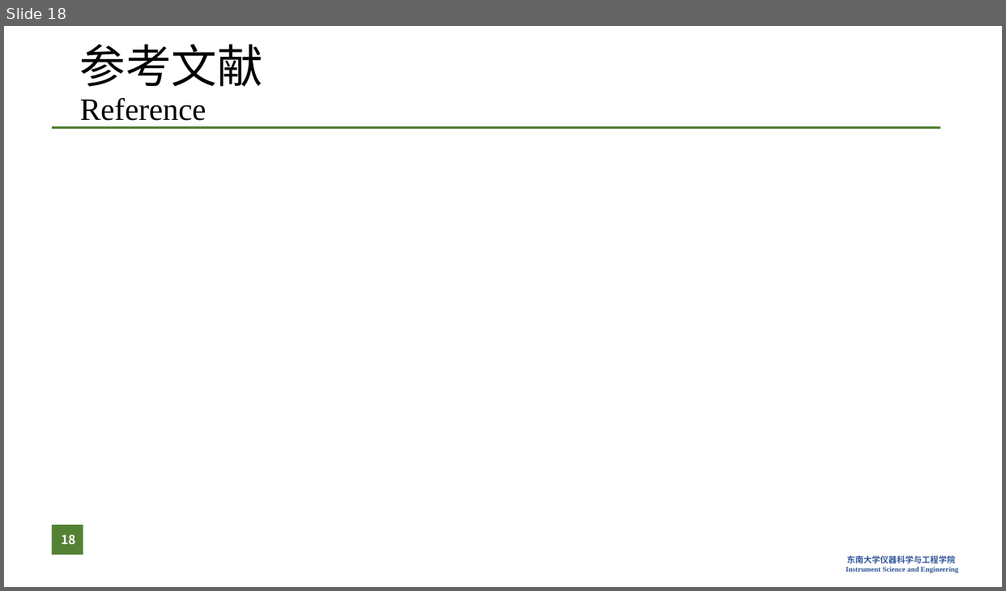
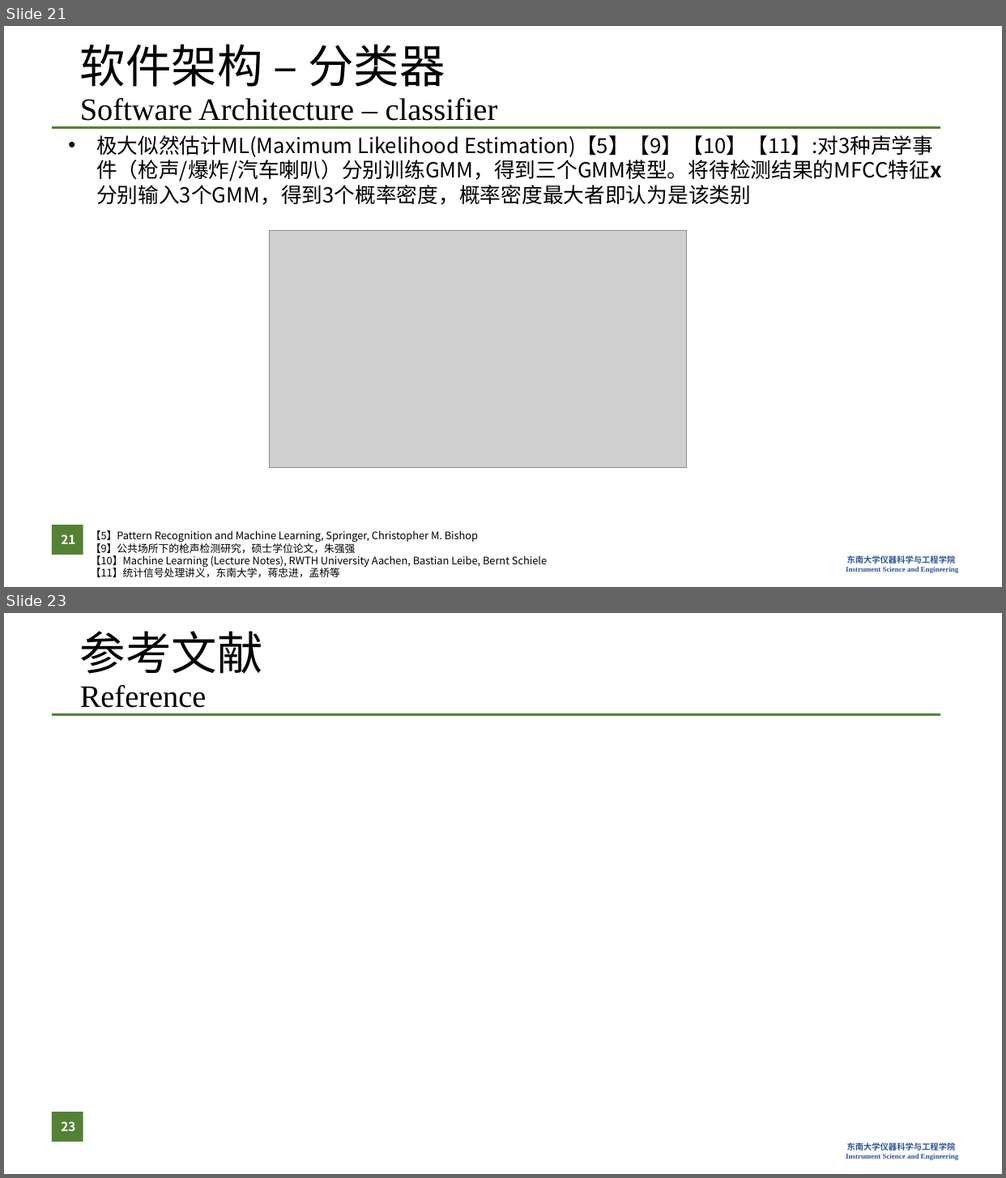
Before and after one commit to zzFon/Gun-Shot-Detection-and-Positioning_Matlab, a slide deck: Presentation.pptx. Shown one above the other, each under a label of ours: slide 18 before the commit, slides 21 and 23 after it; the slides between them are not shown. The pictures are 1006x591 and 1006x1178 pixels, drawn with LibreOffice and Linux fonts; fonts in the diff are those of the drawing; grey boxes stand for pictures; background and template pictures are left out. Boxes give left, top, right and bottom in pixels: in the first picture for what was removed or moved away, otherwise in the second. Text is boxed around its words. In the diff, an @@ line names an element or a change of style, - is before the commit and + after.

```diff
--- a/Presentation.pptx
+++ b/Presentation.pptx
@@ slide 21 added at (4,26,1002,587), background #FFFFFF; not listed: 2 template elements that a slide beside it also shows @@
@@ title added at (80,44,498,121), 30 pt, text #000000 @@
+软件架构 – 分类器
+Software Architecture – classifier
@@ text added at (96,135,941,205), 20 pt, text #000000 @@
+• 极大似然估计ML(Maximum Likelihood Estimation)【5】【9】【10】【11】:对3种声学事件（枪声/爆炸/汽车喇叭）分别训练GMM，得到三个GMM模型。将待检测结果的MFCC特征x分别输入3个GMM，得到3个概率密度，概率密度最大者即认为是该类别
@@ picture added at (270,231,687,468) @@
@@ page number added at (52,525,83,555), fill #548235, 12 pt, text #FFFFFF, bold @@
+21
@@ text added at (91,531,547,578), 10 pt, text #000000 @@
+【5】Pattern Recognition and Machine Learning, Springer, Christopher M. Bishop
+【9】公共场所下的枪声检测研究，硕士学位论文，朱强强
+【10】Machine Learning (Lecture Notes), RWTH University Aachen, Bastian Leibe, Bernt Schiele
+【11】统计信号处理讲义，东南大学，蒋忠进，孟桥等
@@ what was slide 18 is now slide 23 @@
@@ page number at (61,1122,75,1131): text changed @@
-18
+23
```
Also in this commit, not shown: 5 slides changed, 4 other slides added, 1 other file.
